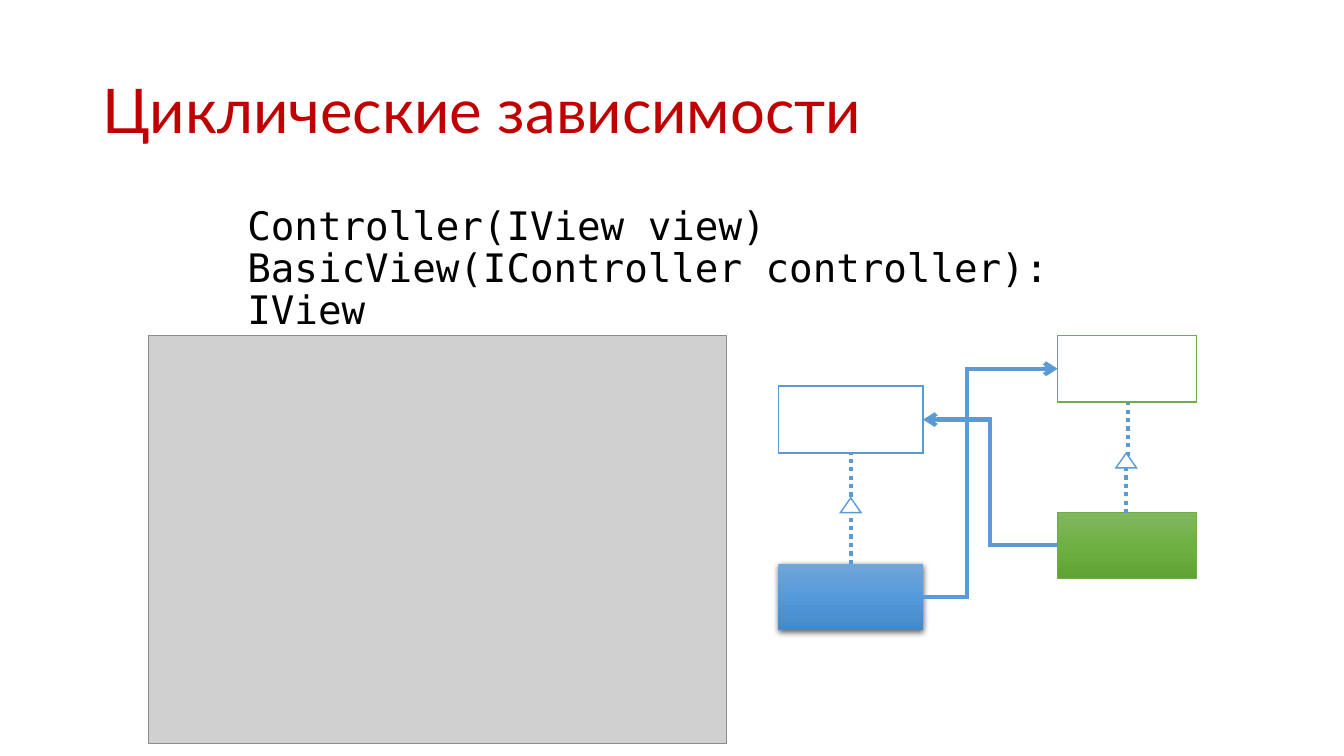
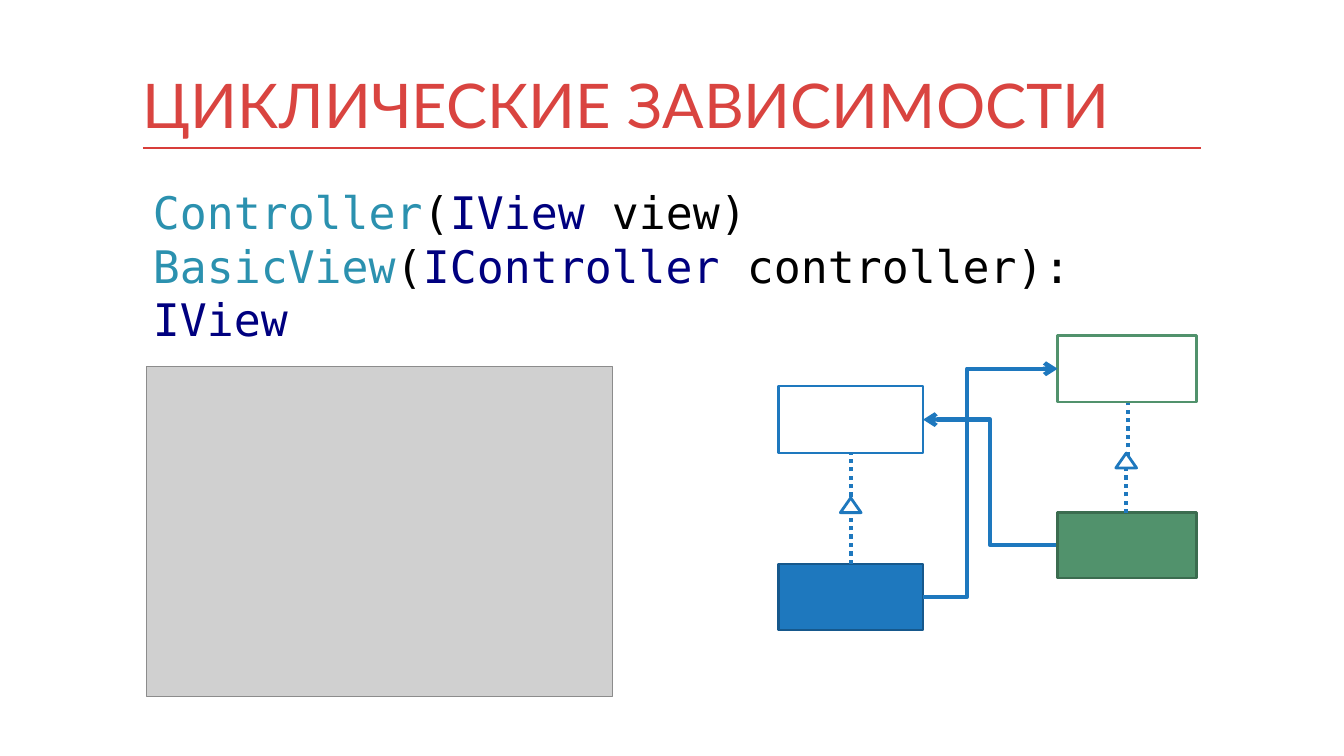
Before and after one commit to kontur-courses/di, a slide deck: slide 12 of di.pptx (slide 13 before the commit). Drawn at 1344x756 pixels with LibreOffice and Linux fonts; fonts in the diff are those of the drawing; grey boxes stand for pictures. Boxes give left, top, right and bottom in pixels: in the first picture for what was removed or moved away, otherwise in the second. Text is boxed around its words. In the diff, an @@ line names an element or a change of style, - is before the commit and + after.

```diff
--- a/di.pptx
+++ b/di.pptx
@@ title at [143,83,1110,139]: text changed; text colour #C00000 to #D94440 @@
-Циклические зависимости
+ЦИКЛИЧЕСКИЕ ЗАВИСИМОСТИ
@@ title "ЦИКЛИЧЕСКИЕ ЗАВИСИМОСТИ" at [143,83,1110,139]: vertical alignment middle to bottom @@
@@ line added from (143, 148) to (1202, 148), #D83F3B 1 pt @@
@@ text "Controller(IView view) BasicView(IController controller): IV ...": place and size @@
-text "Controller(IView view) BasicView(IController controller): IV ..." at [247,210,1049,325]
+text "Controller(IView view) BasicView(IController controller): IV ..." at [153,194,1071,337]
@@ text "Controller(IView view) BasicView(IController controller): IV ..." at [153,194,1071,337]: size 28 to 32 pt; text colour #000000 to #2B91AF in "Controller(IView BasicView(IController"; text colour #000000 to #00007F in "Controller(IView BasicView(IController IView"; line spacing 0.9 to 1; less space between paragraphs @@
@@ rectangle at [1058,336,1197,402]: outline #70AD47 1 pt to #51926C 2 pt @@
@@ picture: place and size @@
-picture at [149,336,727,744]
+picture at [146,367,612,697]
@@ elbow arrow (924, 597) - (1058, 369): stroke #5B9BD5 3 pt to #1E78BE 3 pt @@
@@ elbow arrow (1058, 545) - (924, 419): stroke #5B9BD5 3 pt to #1E78BE 3 pt @@
@@ elbow line (1126, 513) - (1128, 403): stroke #5B9BD5 3 pt dashed to #1E78BE 3 pt dashed @@
@@ elbow line (851, 564) - (851, 454): stroke #5B9BD5 3 pt dashed to #1E78BE 3 pt dashed @@
@@ outline #5B9BD5 1 pt to #1E78BE 2 pt in 3 elements at [778,386,923,453], [1116,454,1137,469], [841,498,862,513] @@
@@ rectangle at [1058,513,1197,579]: fill gradient #81B861 to #6FB242 to #62A336 to #51926C; outline #70AD47 0.5 pt to #3C6C50 2 pt @@
@@ rectangle at [778,564,923,630]: fill gradient #71A6DB to #559BDB to #448ACA to #1E78BE; outline none to #16598D 2 pt; shadow off @@
```
Also in this commit, not shown: 14 other slides changed, 1 slide removed, 2 other files.
